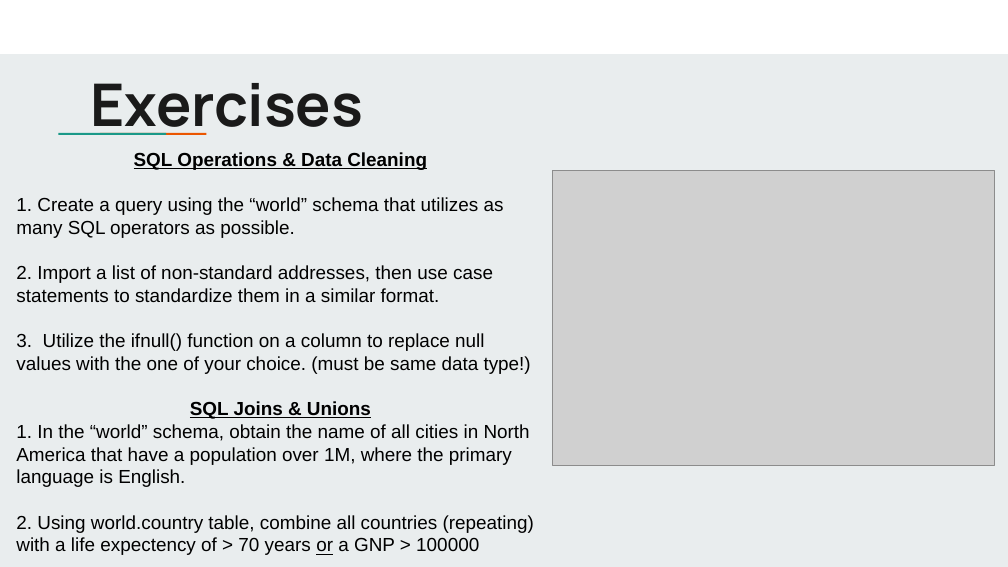
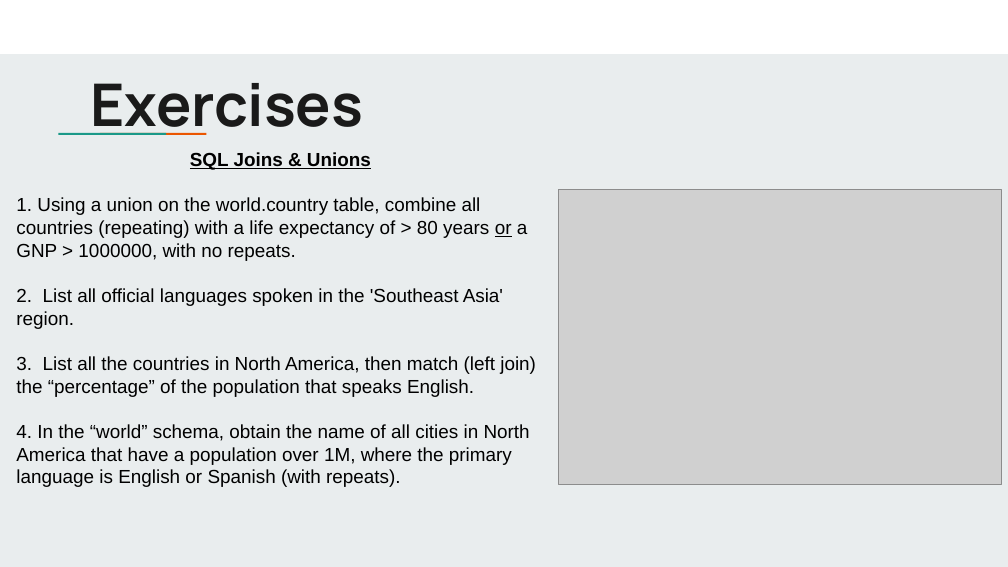
Before and after one commit to jbergmann56/OSDA-DataManipulationAndManagement, a slide deck: slide 10 of Lectures/Manipulating Data Pt. 2 (4).pptx (slide 20 before the commit). Drawn at 1008x567 pixels with LibreOffice and Linux fonts; fonts in the diff are those of the drawing; grey boxes stand for pictures. Boxes give left, top, right and bottom in pixels: in the first picture for what was removed or moved away, otherwise in the second. Text is boxed around its words. In the diff, an @@ line names an element or a change of style, - is before the commit and + after.

```diff
--- a/Lectures/Manipulating Data Pt. 2 (4).pptx
+++ b/Lectures/Manipulating Data Pt. 2 (4).pptx
@@ text at box(16, 152, 531, 374): paragraphs removed @@
-SQL Operations & Data Cleaning
-1. Create a query using the “world” schema that utilizes as many SQL operators as possible.
-2. Import a list of non-standard addresses, then use case statements to standardize them in a similar format.
-3. Utilize the ifnull() function on a column to replace null values with the one of your choice. (must be same data type!)
@@ text at box(16, 197, 536, 487): text changed @@
-1. In the “world” schema, obtain the name of all cities in North America that have a population over 1M, where the primary language is English.
-2. Using world.country table, combine all countries (repeating) with a life expectency of > 70 years or a GNP > 100000
+1. Using a union on the world.country table, combine all countries (repeating) with a life expectancy of > 80 years or a GNP > 1000000, with no repeats.
+2. List all official languages spoken in the 'Southeast Asia' region.
+3. List all the countries in North America, then match (left join) the “percentage” of the population that speaks English.
+4. In the “world” schema, obtain the name of all cities in North America that have a population over 1M, where the primary language is English or Spanish (with repeats).
@@ picture: place and size @@
-picture at box(552, 170, 995, 465)
+picture at box(559, 189, 1002, 484)
```
Also in this commit, not shown: 5 other slides changed, 2 slides added, 11 slides removed, 11 other files.
